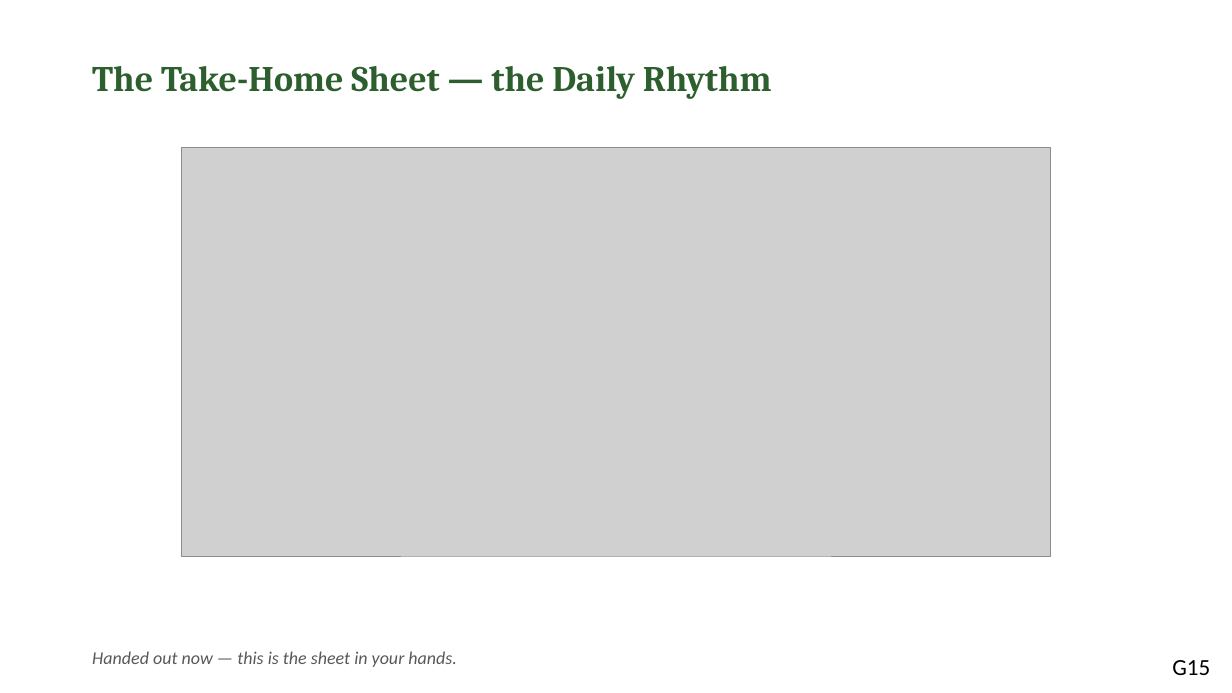
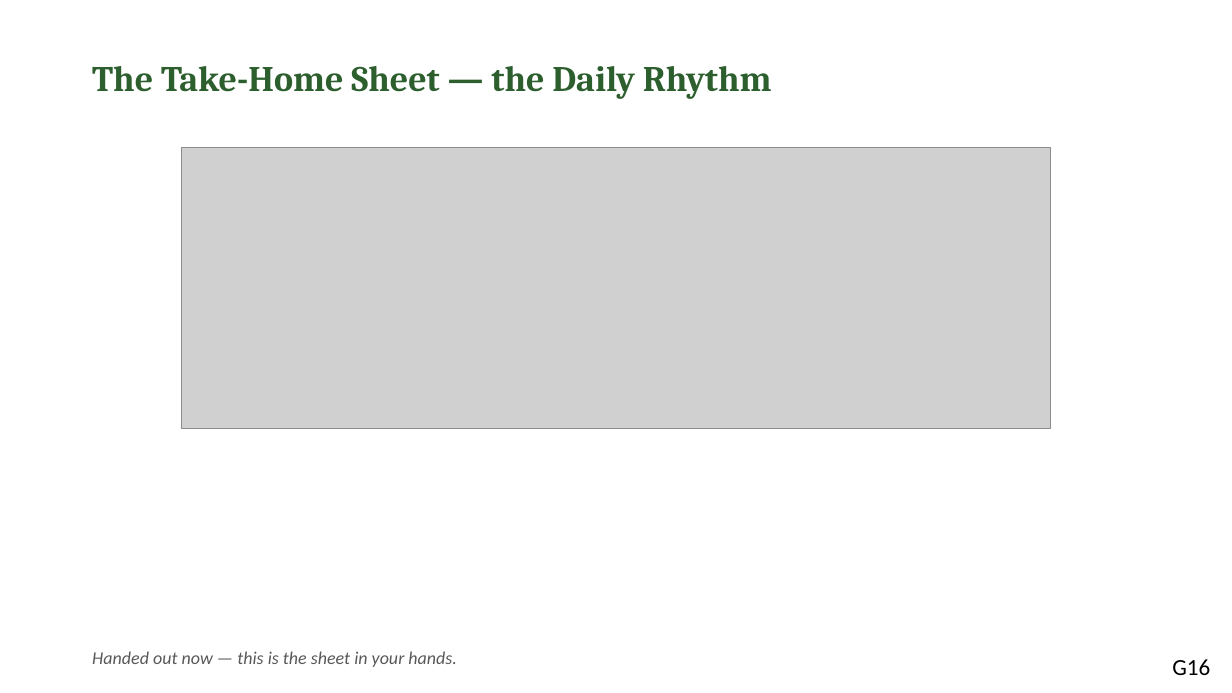
Before and after one commit to jgtittle-ministries/fellowship-of-the-heart-pilot-at-cca-dev, a slide deck: slide 16 of _implementation-notes/evening-series/FotH Evening Session 9-10 Combined Slides DRAFT v1.pptx (slide 15 before the commit). Drawn at 1232x693 pixels with LibreOffice and Linux fonts; fonts in the diff are those of the drawing; grey boxes stand for pictures. Boxes give left, top, right and bottom in pixels: in the first picture for what was removed or moved away, otherwise in the second. Text is boxed around its words. In the diff, an @@ line names an element or a change of style, - is before the commit and + after.

```diff
--- a/_implementation-notes/evening-series/FotH Evening Session 9-10 Combined Slides DRAFT v1.pptx
+++ b/_implementation-notes/evening-series/FotH Evening Session 9-10 Combined Slides DRAFT v1.pptx
@@ picture: place and size @@
-picture at (182,148,1051,556)
+picture at (182,148,1051,428)
@@ text at (1172,659,1210,675): text changed @@
-G15
+G16
```
Also in this commit, not shown: 5 other slides changed, 1 slide added, 10 other files.
